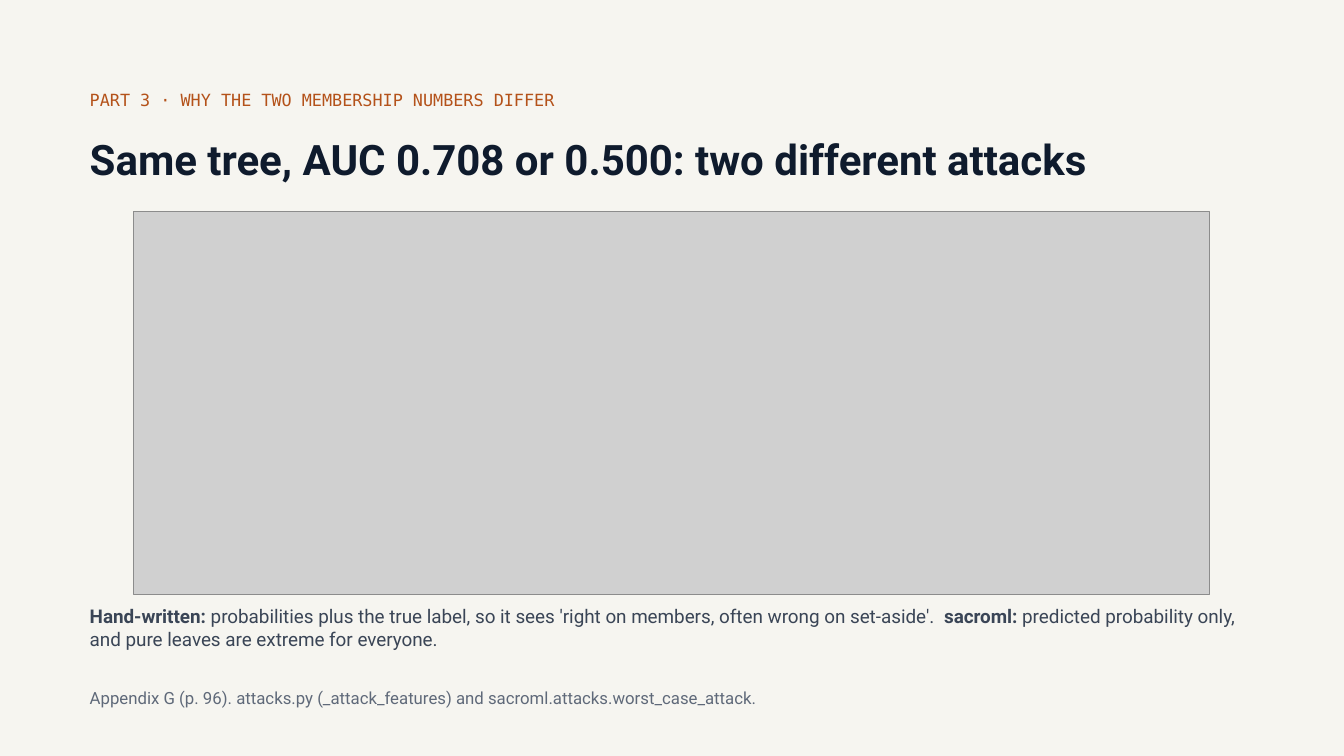
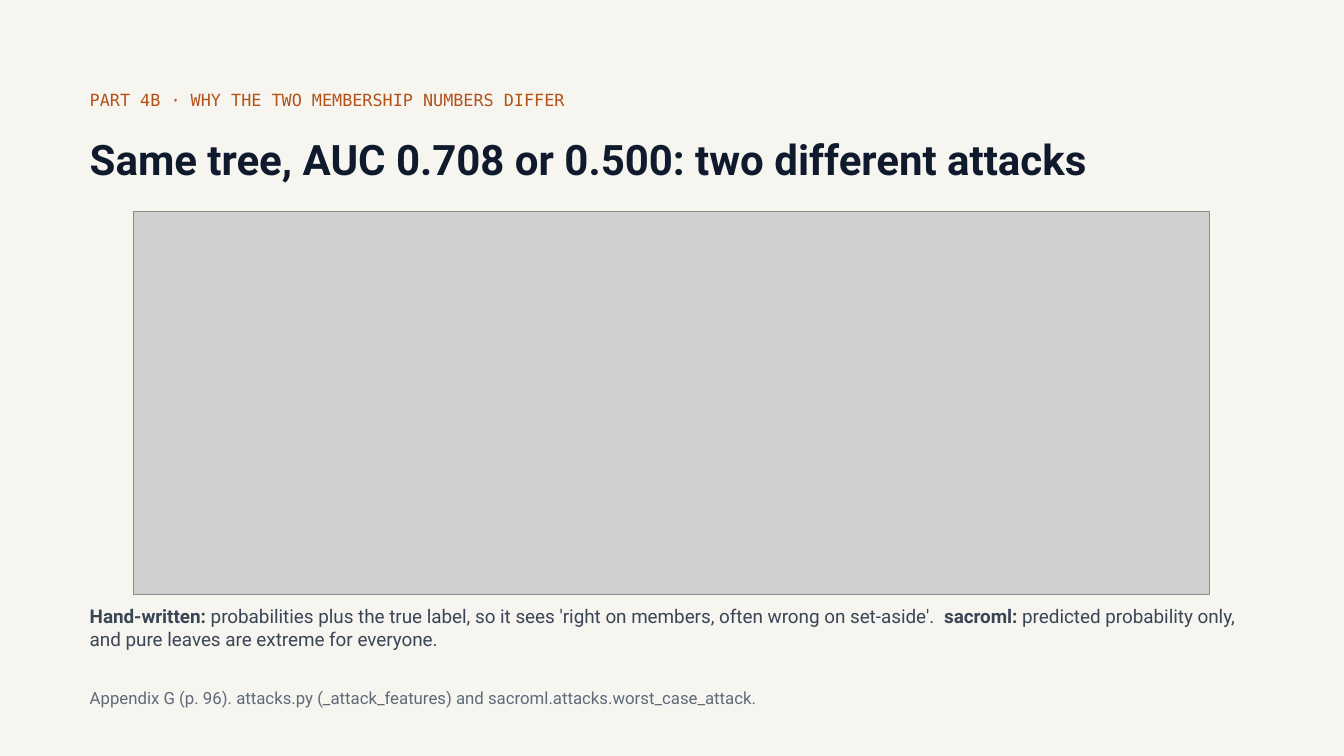
Before and after one commit to olonok69/graimatter_ML, a slide deck: slide 47 of docs/Adversarial_ML.pptx (slide 35 before the commit). Drawn at 1344x756 pixels with LibreOffice and Linux fonts; fonts in the diff are those of the drawing; grey boxes stand for pictures. Boxes give left, top, right and bottom in pixels: in the first picture for what was removed or moved away, otherwise in the second. Text is boxed around its words. In the diff, an @@ line names an element or a change of style, - is before the commit and + after.

Commit message:
Reorganise deck and guides for the video series
The deck grows to 53 slides with new slides for the NIST classes (part 4a
and 4b). The technical guide and presenter guide follow the four parts of
the series; Appendix B moves into Part 4 (sections 12-22) and a new
Appendix A maps guide, slides, videos and demos. Section references in the
README and the demo guides follow the new numbering.

```diff
--- a/docs/Adversarial_ML.pptx
+++ b/docs/Adversarial_ML.pptx
@@ text at bbox=[90, 93, 565, 107]: text changed @@
-PART 3 · WHY THE TWO MEMBERSHIP NUMBERS DIFFER
+PART 4B · WHY THE TWO MEMBERSHIP NUMBERS DIFFER
```
Also in this commit, not shown: 15 other slides changed, 12 slides added, 8 other files.
